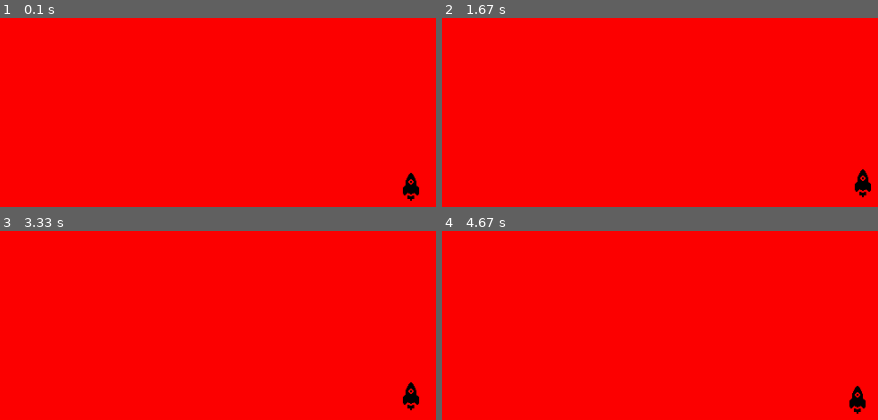
Above: before the commit, frames 1-4 (two rows, left to right).
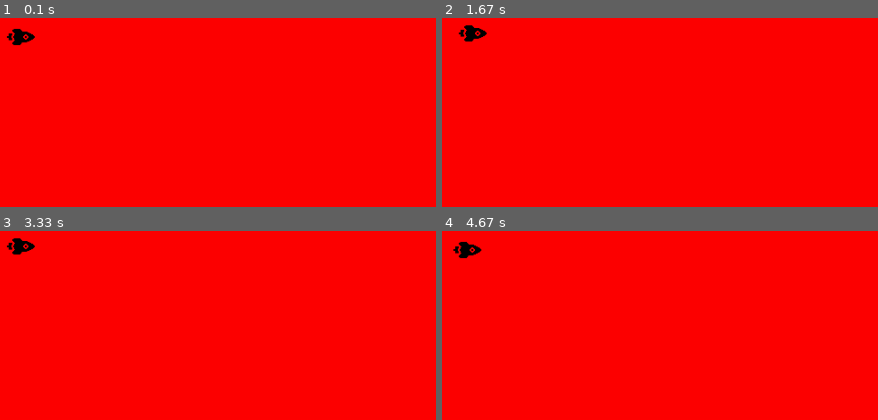
Above: after the commit, the same moments.

Repository: Rmdru/HR-pygame
Game: pygame game, started from main.py
Same seed, same stepped clock (60 frames per second), same inputs: the game is played once before the commit and once after it.
Inputs:
- Up to frame 1 (0.1 s): no input
- Up to frame 2 (1.67 s): hold D 0.33-0.8 s; hold W 0.83-1.13 s; hold D 1.17-1.63 s
- Up to frame 3 (3.33 s): hold A 1.67-2.2 s; hold S 2.23-2.53 s; hold A 2.57-2.97 s; hold W from 3 s (still down)
- Up to frame 4 (4.67 s): release W at 3.37 s; hold D 3.4-4.03 s; hold S 4.07-4.43 s; hold A from 4.47 s (still down)

The runs differ from the first frame. In frame 1, 0.7% of the frame differs, in the area x 1-97%, y 5-97%; in frame 2, 0.7%; in frame 3, 0.7%; in frame 4, 0.7%.

Commit message:
player kan niet verder dan 60% van het scerm naar rechts, ivm met enemy spawns.

Diff:
--- a/main.py
+++ b/main.py
@@ -17,8 +17,8 @@
 PlayerImg = pygame.image.load("rocket.png")
 PlayerImg_X_size = 32
 PlayerImg_Y_size = 32
-playerX = 484
-playerY = 400
+playerX = 50
+playerY = 234
 playerX_change = 0
 playerY_change = 0
 
@@ -60,7 +60,7 @@
             if event.key == pygame.K_s:
                 playerY_change = +0.2
                 print("Key s is pressed")
-        #   If keystroke is released, change speed to 0
+        # If keystroke is released, change speed to 0
         if event.type == pygame.KEYUP:
             print("Keystroke has been released")
             if event.key == pygame.K_a:
@@ -73,6 +73,7 @@
                 playerY_change = 0
 
     playerX += playerX_change
+    playerY += playerY_change
 
     # Stop player if they hit the screen border
     if playerX <= 0:
@@ -84,7 +85,10 @@
     if playerY >= screen_height - PlayerImg_Y_size:
         playerY = screen_height - PlayerImg_Y_size
 
-    playerY += playerY_change
+    # Prevent player from going too far right
+    if playerX >= screen_width * 0.60:
+        playerX = screen_width * 0.60
+
     player(playerX, playerY)
 
     pygame.display.update()
Binary file changed: rocket.png
